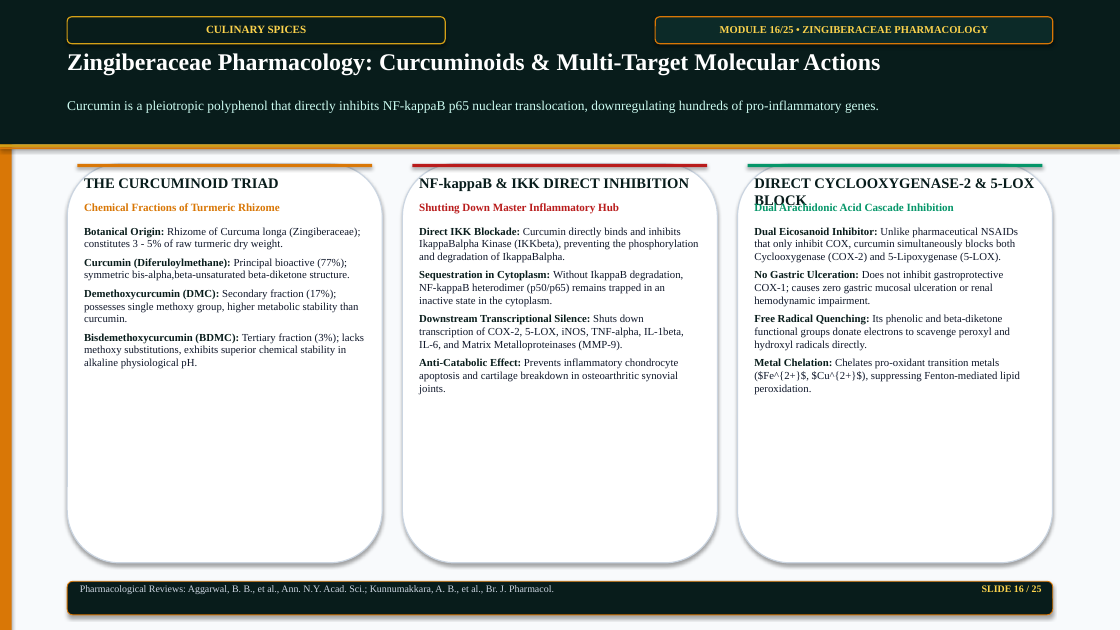
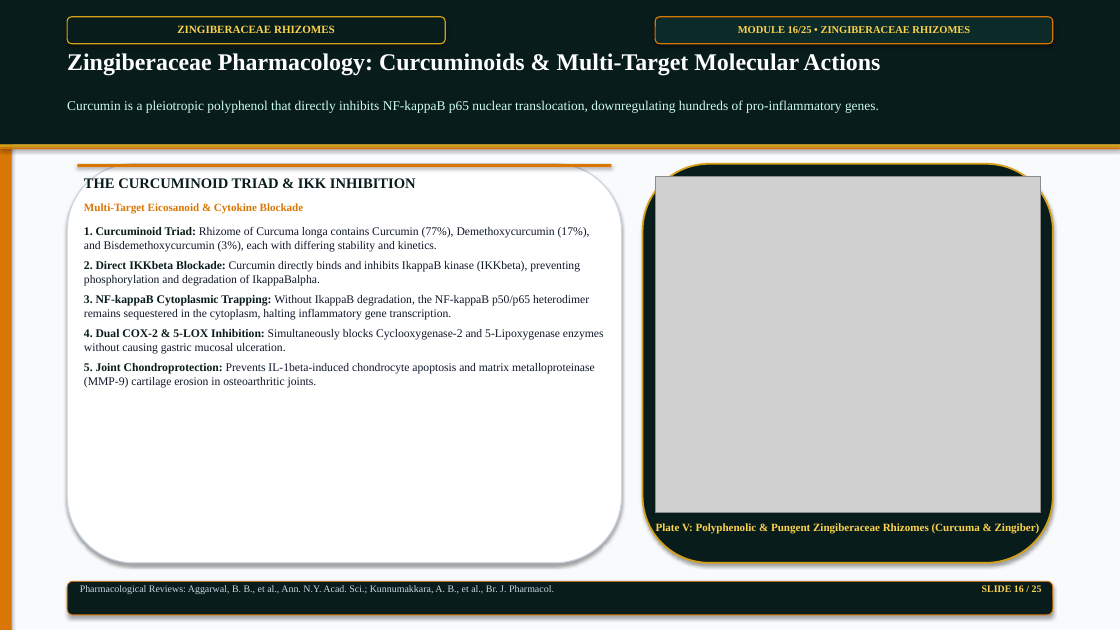
Before and after one commit to satyasanatan989/academic-presentation-engine, a slide deck: slide 16 of samples/phytochemicals_25slides_master_deck.pptx. Drawn at 1120x630 pixels with LibreOffice and Linux fonts; fonts in the diff are those of the drawing; grey boxes stand for pictures. Boxes give left, top, right and bottom in pixels: in the first picture for what was removed or moved away, otherwise in the second. Text is boxed around its words. In the diff, an @@ line names an element or a change of style, - is before the commit and + after.

Commit message:
fix(alignment): resolve all card margins and restore all 11 botanical photographic plates and scientific flowcharts

```diff
--- a/samples/phytochemicals_25slides_master_deck.pptx
+++ b/samples/phytochemicals_25slides_master_deck.pptx
@@ text in rounded rectangle at (177, 25, 335, 33): text changed @@
-CULINARY SPICES
+ZINGIBERACEAE RHIZOMES
@@ text in rounded rectangle at (738, 26, 970, 33): text changed @@
-MODULE 16/25 • ZINGIBERACEAE PHARMACOLOGY
+MODULE 16/25 • ZINGIBERACEAE RHIZOMES
@@ rounded rectangle: place and size @@
-rounded rectangle at (67, 164, 382, 563)
+rounded rectangle at (67, 164, 622, 563)
@@ rectangle: place and size @@
-rectangle at (77, 164, 372, 167)
+rectangle at (77, 164, 612, 167)
@@ text at (84, 176, 416, 188): text changed @@
-THE CURCUMINOID TRIAD
+THE CURCUMINOID TRIAD & IKK INHIBITION
@@ rectangle removed at (413, 164, 707, 167) @@
@@ text removed at (419, 176, 689, 191) @@
-NF-kappaB & IKK DIRECT INHIBITION
@@ rounded rectangle: place and size @@
-rounded rectangle at (402, 164, 718, 563)
+rounded rectangle at (643, 164, 1053, 563)
@@ rounded rectangle at (643, 164, 1053, 563): fill #FFFFFF to #081C1B; outline #CBD5E1 1 pt to #D4A017 1.5 pt @@
@@ picture added at (655, 176, 1040, 513) @@
@@ rounded rectangle removed at (738, 164, 1053, 563) @@
@@ rectangle removed at (748, 164, 1043, 167) @@
@@ text removed at (754, 176, 1035, 209) @@
-DIRECT CYCLOOXYGENASE-2 & 5-LOX BLOCK
@@ text at (84, 203, 304, 214): text changed @@
-Chemical Fractions of Turmeric Rhizome
+Multi-Target Eicosanoid & Cytokine Blockade
@@ text removed at (419, 203, 619, 214) @@
-Shutting Down Master Inflammatory Hub
@@ text removed at (754, 203, 954, 211) @@
-Dual Arachidonic Acid Cascade Inhibition
@@ text at (84, 227, 604, 388): text changed; size 9.2 to 10 pt @@
-Botanical Origin: Rhizome of Curcuma longa (Zingiberaceae); constitutes 3 - 5% of raw turmeric dry weight.
-Curcumin (Diferuloylmethane): Principal bioactive (77%); symmetric bis-alpha,beta-unsaturated beta-diketone structure.
-Demethoxycurcumin (DMC): Secondary fraction (17%); possesses single methoxy group, higher metabolic stability than curcumin.
-Bisdemethoxycurcumin (BDMC): Tertiary fraction (3%); lacks methoxy substitutions, exhibits superior chemical stability in alkaline physiological pH.
+1. Curcuminoid Triad: Rhizome of Curcuma longa contains Curcumin (77%), Demethoxycurcumin (17%), and Bisdemethoxycurcumin (3%), each with differing stability and kinetics.
+2. Direct IKKbeta Blockade: Curcumin directly binds and inhibits IkappaB kinase (IKKbeta), preventing phosphorylation and degradation of IkappaBalpha.
+3. NF-kappaB Cytoplasmic Trapping: Without IkappaB degradation, the NF-kappaB p50/p65 heterodimer remains sequestered in the cytoplasm, halting inflammatory gene transcription.
+4. Dual COX-2 & 5-LOX Inhibition: Simultaneously blocks Cyclooxygenase-2 and 5-Lipoxygenase enzymes without causing gastric mucosal ulceration.
+5. Joint Chondroprotection: Prevents IL-1beta-induced chondrocyte apoptosis and matrix metalloproteinase (MMP-9) cartilage erosion in osteoarthritic joints.
@@ text removed at (419, 227, 699, 395) @@
-Direct IKK Blockade: Curcumin directly binds and inhibits IkappaBalpha Kinase (IKKbeta), preventing the phosphorylation and degradation of IkappaBalpha.
-Sequestration in Cytoplasm: Without IkappaB degradation, NF-kappaB heterodimer (p50/p65) remains trapped in an inactive state in the cytoplasm.
-Downstream Transcriptional Silence: Shuts down transcription of COX-2, 5-LOX, iNOS, TNF-alpha, IL-1beta, IL-6, and Matrix Metalloproteinases (MMP-9).
-Anti-Catabolic Effect: Prevents inflammatory chondrocyte apoptosis and cartilage breakdown in osteoarthritic synovial joints.
@@ text removed at (754, 227, 1020, 395) @@
-Dual Eicosanoid Inhibitor: Unlike pharmaceutical NSAIDs that only inhibit COX, curcumin simultaneously blocks both Cyclooxygenase (COX-2) and 5-Lipoxygenase (5-LOX).
-No Gastric Ulceration: Does not inhibit gastroprotective COX-1; causes zero gastric mucosal ulceration or renal hemodynamic impairment.
-Free Radical Quenching: Its phenolic and beta-diketone functional groups donate electrons to scavenge peroxyl and hydroxyl radicals directly.
-Metal Chelation: Chelates pro-oxidant transition metals ($Fe^{2+}$, $Cu^{2+}$), suppressing Fenton-mediated lipid peroxidation.
@@ text added at (656, 523, 1040, 534), 9.5 pt, text #FCD34D, bold @@
+Plate V: Polyphenolic & Pungent Zingiberaceae Rhizomes (Curcuma & Zingiber)
```
Also in this commit, not shown: 21 other slides changed, 24 other files.
